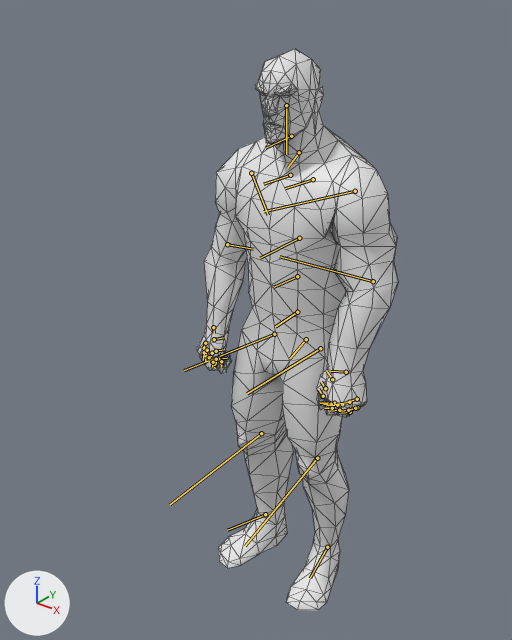
The glTF model assets/models/hero.glb as it was, and as the next commit left it.
Before and after are seen from a 50 mm camera at (1.176, -1.684, 1.993) aimed at (-0.043, -0.161, 1.048). Lighting does not change. The marker at lower left points along +X, +Y and +Z. The older version comes first. The bones that change, and the others that lie on the model, are drawn over the model as lines. Mesh edges are drawn as thin lines.

The first picture shows 'hero'.
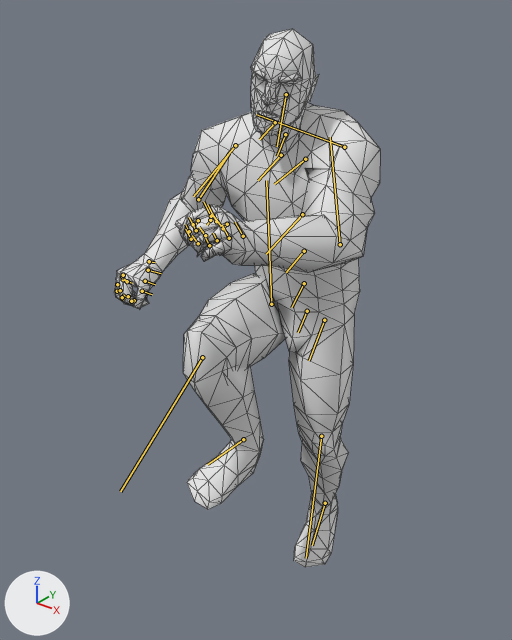
The newer file adds an action. The first version stands in its rest pose; the second is drawn at frame 3 of the action 'jump_walk'.

What differs and where, as boxes [x1, y1, x2, y2] in the pictures (512 x 640 px):
'hero', posed (32% wider)
    before: [197, 49, 398, 610]
    after: [114, 29, 380, 567]
bone 'hip', root to tip
    before: (306, 339) to (290, 358)
    after: (307, 311) to (298, 332)
bone 'lThigh', root to tip
    before: (320, 348) to (247, 393)
    after: (324, 320) to (309, 360)
bone 'lShin', root to tip
    before: (317, 458) to (245, 546)
    after: (321, 436) to (306, 558)
bone 'lFoot', root to tip
    before: (327, 547) to (310, 578)
    after: (325, 503) to (312, 545)
bone 'rThigh', root to tip
    before: (274, 334) to (184, 370)
    after: (271, 304) to (266, 180)
bone 'rShin', root to tip
    before: (261, 433) to (170, 504)
    after: (202, 357) to (120, 491)
bone 'rFoot', root to tip
    before: (265, 514) to (227, 530)
    after: (243, 439) to (207, 464)
bone 'abdomen', root to tip
    before: (297, 312) to (275, 326)
    after: (304, 283) to (291, 307)
bone 'abdomen2', root to tip
    before: (297, 276) to (274, 287)
    after: (304, 251) to (286, 272)
bone 'chest', root to tip
    before: (299, 238) to (260, 258)
    after: (302, 214) to (266, 254)
bone 'rCollar', root to tip
    before: (290, 175) to (263, 184)
    after: (281, 155) to (258, 180)
bone 'rShldr', root to tip
    before: (251, 173) to (268, 215)
    after: (235, 145) to (193, 196)
bone 'rForeArm', root to tip
    before: (227, 244) to (253, 249)
    after: (198, 199) to (229, 153)
bone 'rHand', root to tip
    before: (213, 327) to (214, 333)
    after: (149, 261) to (155, 262)
bone 'lCollar', root to tip
    before: (313, 179) to (285, 188)
    after: (305, 159) to (274, 184)
bone 'lShldr', root to tip
    before: (355, 191) to (264, 211)
    after: (344, 147) to (256, 114)
bone 'lForeArm', root to tip
    before: (373, 281) to (279, 256)
    after: (340, 244) to (330, 137)
bone 'lHand', root to tip
    before: (346, 372) to (330, 371)
    after: (243, 236) to (235, 222)
bone 'head', root to tip
    before: (291, 136) to (265, 148)
    after: (275, 122) to (259, 139)

What the commit changed:
Bone 'hip' (bone_hip) moves from (0.0, 0.0, 0.0) to (0.001, -0.029, -0.1).
Bone 'hip' (bone_hip) turns from (0, 0, 0) to (3, -16, -15) degrees about its own x, y and z.
Bone 'lThigh' (bone_lthigh) moves from (0.0, 0.0, 0.0) to (-0.019, -0.005, 0.0).
Bone 'lThigh' (bone_lthigh) turns from (0, 0, 0) to (-9, 9, -5) degrees about its own x, y and z.
Bone 'lShin' (bone_lshin) turns from (0, 0, 0) to (18, 0, 0) degrees about its own x, y and z.
Bone 'lFoot' (bone_lfoot) turns from (0, 0, 0) to (17, 2, 19) degrees about its own x, y and z.
Bone 'rThigh' (bone_rthigh) moves from (0.0, 0.0, 0.0) to (-0.019, -0.002, 0.003).
Bone 'rThigh' (bone_rthigh) turns from (0, 0, 0) to (-85, 18, 6) degrees about its own x, y and z.
Bone 'rShin' (bone_rshin) turns from (0, 0, 0) to (104, 0, 0) degrees about its own x, y and z.
Bone 'rFoot' (bone_rfoot) turns from (0, 0, 0) to (-21, -19, 1) degrees about its own x, y and z.
Bone 'abdomen' (bone_abdomen) moves from (0.0, 0.0, 0.0) to (-0.019, -0.004, 0.001).
Bone 'abdomen' (bone_abdomen) turns from (0, 0, 0) to (11, 8, 3) degrees about its own x, y and z.
Bone 'abdomen2' (bone_abdomen2) turns from (0, 0, 0) to (3, 2, 6) degrees about its own x, y and z.
Bone 'chest' (bone_chest) turns from (0, 0, 0) to (3, 4, 6) degrees about its own x, y and z.
Bone 'rCollar' (bone_rcollar) turns from (0, 0, 0) to (0, -13, -4) degrees about its own x, y and z.
Bone 'rShldr' (bone_rshldr) turns from (0, 0, 0) to (-45, -6, 8) degrees about its own x, y and z.
Bone 'rForeArm' (bone_rforearm) turns from (0, 0, 0) to (0, 0, -49) degrees about its own x, y and z.
Bone 'rHand' (bone_rhand) turns from (0, 0, 0) to (32, -10, -8) degrees about its own x, y and z.
Bone 'lCollar' (bone_lcollar) turns from (0, 0, 0) to (1, 29, 5) degrees about its own x, y and z.
Bone 'lShldr' (bone_lshldr) turns from (0, 0, 0) to (-45, 25, 41) degrees about its own x, y and z.
Bone 'lForeArm' (bone_lforearm) turns from (0, 0, 0) to (0, 0, 53) degrees about its own x, y and z.
Bone 'lHand' (bone_lhand) turns from (0, 0, 0) to (34, 15, 17) degrees about its own x, y and z.
Bone 'head' (bone_head) turns from (0, 0, 0) to (-16, -17, -11) degrees about its own x, y and z.
